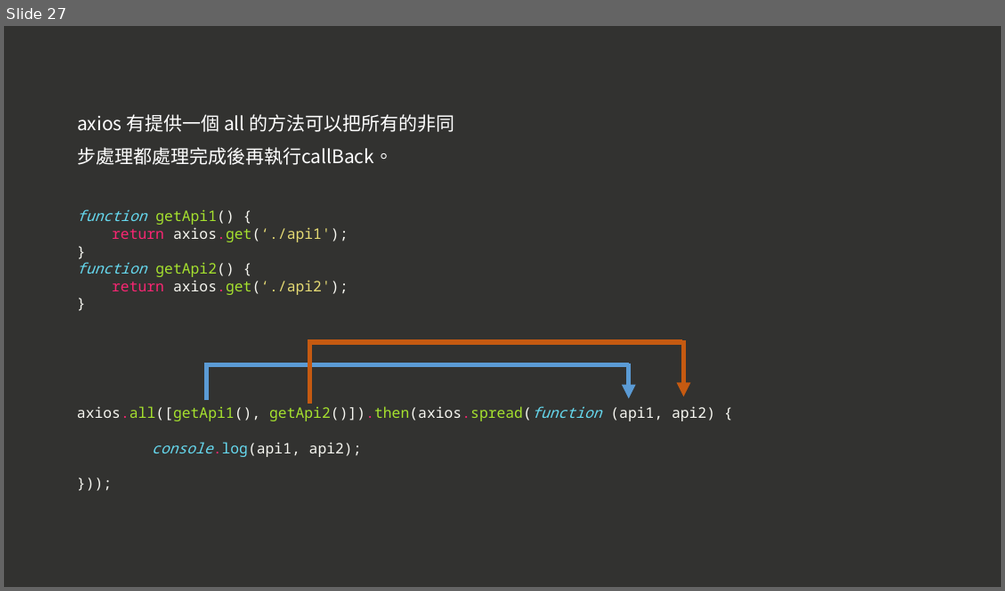
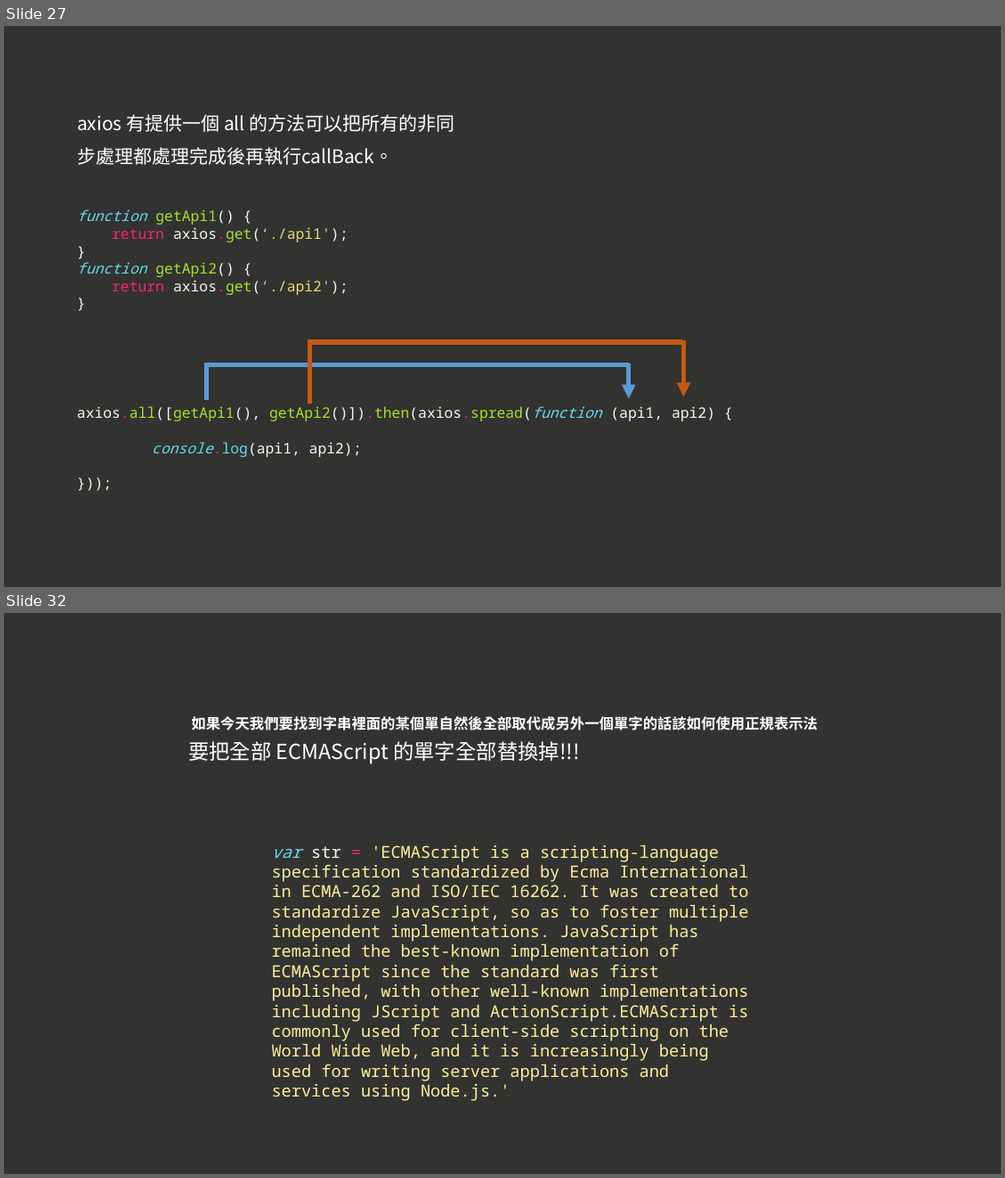
Before and after one commit to a23246542/JS_course_Intermediate_example, a slide deck: 現代 JavaScript 職人之路｜ 中階篇.pptx. Shown one above the other, each under a label of ours: slide 27 before the commit, slides 27 and 32 after it; the slides between them are not shown. The pictures are 1005x591 and 1005x1178 pixels, drawn with LibreOffice and Linux fonts; fonts in the diff are those of the drawing. Boxes give left, top, right and bottom in pixels: in the first picture for what was removed or moved away, otherwise in the second. Text is boxed around its words. In the diff, an @@ line names an element or a change of style, - is before the commit and + after.

Commit message:
ppt update

```diff
--- a/現代 JavaScript 職人之路｜ 中階篇.pptx
+++ b/現代 JavaScript 職人之路｜ 中階篇.pptx
@@ slide 32 added at (4, 613, 1001, 1174), background #323230 @@
@@ text added at (192, 716, 818, 730), 14 pt, text #FFFFFF, bold @@
+如果今天我們要找到字串裡面的某個單自然後全部取代成另外一個單字的話該如何使用正規表示法
@@ text added at (188, 741, 580, 764), 20 pt, text #FFFFFF @@
+要把全部 ECMAScript 的單字全部替換掉!!!
@@ text added at (272, 845, 748, 1096), 16 pt, text #FFEE99 @@
+var str = 'ECMAScript is a scripting-language specification standardized by Ecma International in ECMA-262 and ISO/IEC 16262. It was created to standardize JavaScript, so as to foster multiple independent implementations. JavaScript has remained the best-known implementation of ECMAScript since the standard was first published, with other well-known implementations including JScript and ActionScript.ECMAScript is commonly used for client-side scripting on the World Wide Web, and it is increasingly being used for writing server applications and services using Node.js.'
```
Also in this commit, not shown: 14 other slides added, 2 slides removed, 2 other files.
